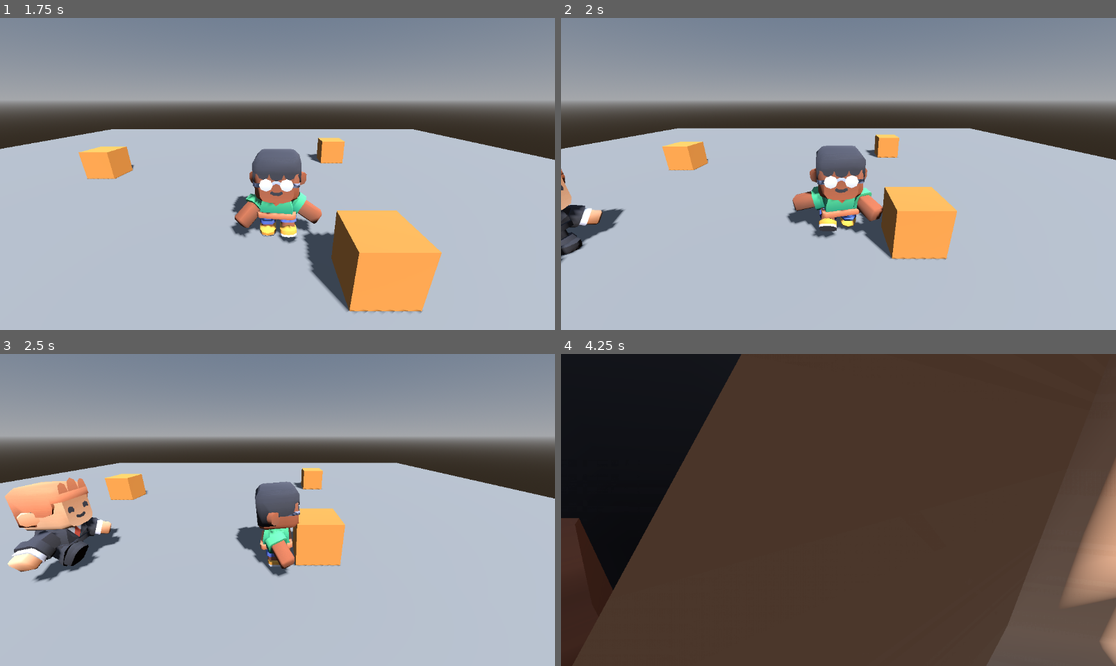
Above: before the commit, frames 1-4 (two rows, left to right).
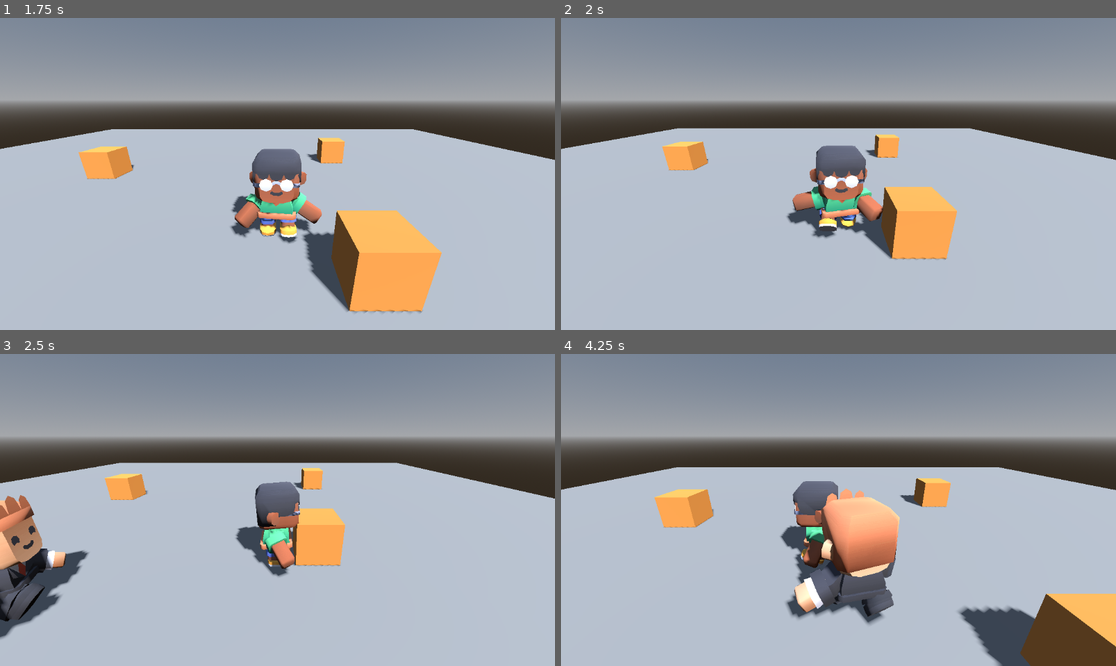
Above: after the commit, the same moments.

Repository: Tairacx/Pixel-dungeon-lite
Game: Godot game, scene res://main.tscn
The game is run twice, just before and just after one commit, with the same random seed, the same clock (stepped at 60 frames per second) and the same inputs.
Inputs (mouse positions are in pixels of both pictures, inside the frame that each line leads up to):
- Up to frame 1 (1.75 s): tap Enter at 0.5 s; move the mouse to (399, 158) at 0.52 s; hold D (move_right) 0.53-1.28 s; hold Middle mouse button (apuntar) 0.53-1.28 s; click (399, 158) at 0.67 s; move the mouse to (166, 189) at 1.27 s; hold S (move_down) from 1.28 s (still down); tap Shift (correr) at 1.35 s
- Up to frame 2 (2 s): keep holding S (move_down)
- Up to frame 3 (2.5 s): move the mouse to (333, 441) at 2.02 s; release S (move_down) at 2.03 s; hold D (move_right) from 2.03 s (still down); tap T at 2.1 s
- Up to frame 4 (4.25 s): move the mouse to (810, 572) at 2.77 s; release D (move_right) at 2.78 s; hold W (move_up) 2.78-3.53 s; tap J at 2.85 s; click (810, 572) at 2.92 s; move the mouse to (1005, 556) at 3.52 s; hold A (move_left) from 3.53 s (still down); tap K at 3.6 s

Frame 1 is identical in both runs. In frame 2, 1.3% of the frame differs, in the area x 0-12%, y 48-79%; in frame 3, 6.5%; in frame 4, 95%, in the area x 0-100%, y 0-100%.

Commit message:
T7 N3 - Tarea c - patrulla y persecucion

Diff:
--- a/perseguidor.gd
+++ b/perseguidor.gd
@@ -1,31 +1,49 @@
 extends CharacterBody3D
-# Tarea C - Nivel 2: el Perseguidor sigue al héroe en línea recta y se detiene cerca.
+# Tarea C - Nivel 3: el Perseguidor patrulla, ve al héroe y lo persigue.
+# Histéresis: empieza a perseguir a radio_ver y lo suelta a radio_perder (más grande).
+
+enum Estado { PATRULLA, PERSEGUIR }
 
 @export var objetivo: Node3D
-@export var rapidez = 2.5            # m/s  (80 px/s ÷ 32 px/m)
-@export var distancia_parar = 1.0    # m: a esta distancia deja de acercarse
+@export var rapidez = 2.5           # m/s  (80 px/s ÷ 32 px/m)
+@export var radio_ver = 8.0         # m  (256 px)
+@export var radio_perder = 12.0     # m  (384 px)
+@export var puntos: Array[Vector3] = [
+	Vector3(-8, 0, 6), Vector3(8, 0, 6)]
 @onready var anim = $Modelo/AnimationPlayer
+
+var estado = Estado.PATRULLA
+var punto = 0
 
 
 func _physics_process(delta):
 	velocity += get_gravity() * delta
+	var distancia = global_position.distance_to(objetivo.global_position)
 
-	var hacia = objetivo.global_position - global_position
-	hacia.y = 0.0
-	var distancia = hacia.length()
-
-	if distancia > distancia_parar:
-		var dir = hacia.normalized()
-		velocity.x = dir.x * rapidez
-		velocity.z = dir.z * rapidez
-		basis = Basis.looking_at(dir)
-		anim.play("walk")
-	else:
-		velocity.x = 0.0
-		velocity.z = 0.0
-		anim.play("idle")
+	match estado:
+		Estado.PATRULLA:
+			if distancia < radio_ver:
+				estado = Estado.PERSEGUIR
+				print("lo vio a ", snappedf(distancia, 0.01), " m")
+			ir_a(puntos[punto])
+			if global_position.distance_to(puntos[punto]) < 0.3:
+				punto = (punto + 1) % puntos.size()
+		Estado.PERSEGUIR:
+			if distancia > radio_perder:
+				estado = Estado.PATRULLA
+				print("lo perdió a ", snappedf(distancia, 0.01), " m")
+			ir_a(objetivo.global_position)
 
 	move_and_slide()
 
-	if Engine.get_physics_frames() % 30 == 0:
-		print("distancia ", snappedf(distancia, 0.01))
+
+func ir_a(p):
+	var hacia = p - global_position
+	hacia.y = 0.0
+	if hacia.length() < 0.05:
+		return
+	var dir = hacia.normalized()
+	velocity.x = dir.x * rapidez
+	velocity.z = dir.z * rapidez
+	basis = Basis.looking_at(dir)
+	anim.play("walk")
